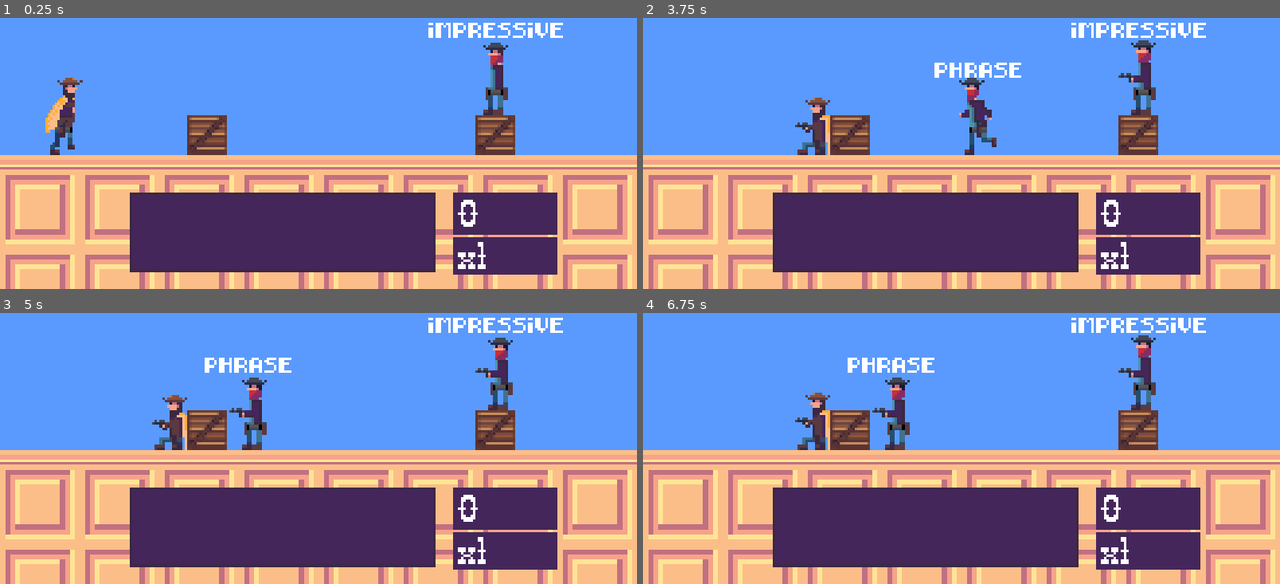
Above: before the commit, frames 1-4 (two rows, left to right).
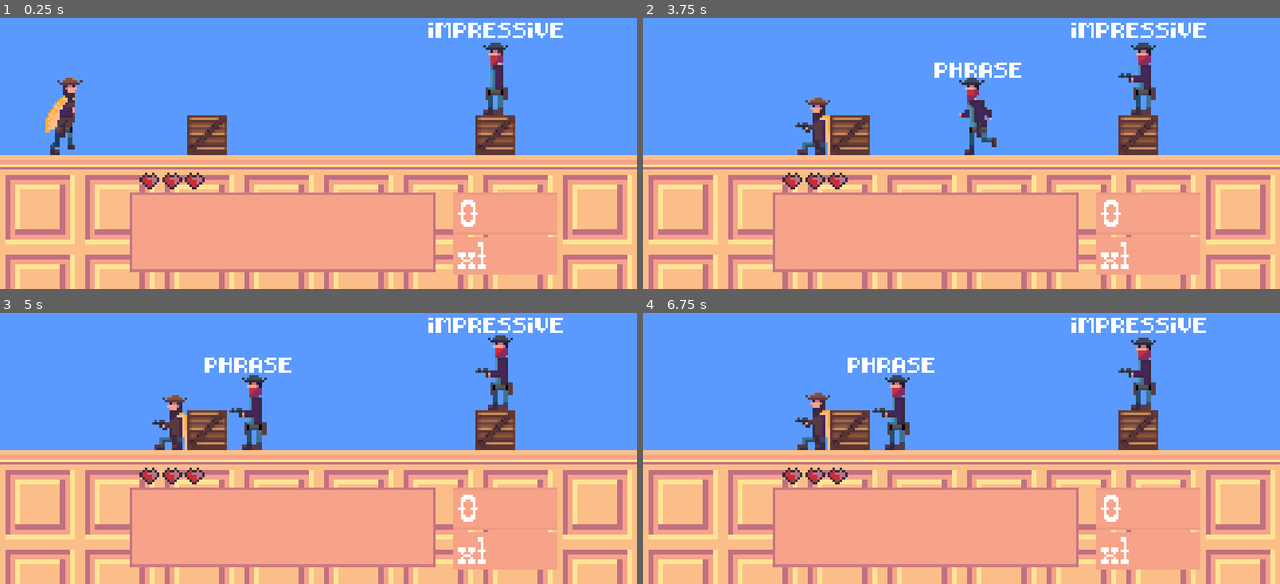
Above: after the commit, the same moments.

Repository: Paulb23/ludum_dare_41
Game: Godot game, scene res://endless_mode.tscn
Two runs of this game, one before a commit and one after it. Both use one fixed random seed, a clock stepped at 60 frames per second and the inputs below.
Inputs:
- Up to frame 1 (0.25 s): no input
- Up to frame 2 (3.75 s): tap Enter at 0.5 s
- Up to frame 3 (5 s): no input
- Up to frame 4 (6.75 s): no input

The runs differ from the first frame. In frame 1, 19% of the frame differs, in the area x 20-88%, y 57-95%; in frame 2, 19%; in frame 3, 19%, in the area x 20-88%, y 8-95%; in frame 4, 19%.

Commit message:
They fight back

Diff:
--- a/ludum_dare_41/characters/cowboys/cowboy.gd
+++ b/ludum_dare_41/characters/cowboys/cowboy.gd
@@ -4,12 +4,14 @@
 
 export var points = 10
 export var can_move = true
-
+export var shoot_delay = 2
+export var chance_to_hit = 30
 
 var can_start = false
 var word
 
 var in_shoot = false
+var can_shoot = false
 
 var dead = false
 
@@ -18,6 +20,9 @@
 func _ready():
 	connect("area_entered", self, "_area_entered")
 	connect("area_exited", self, "_area_exited")
+
+	$shoot_timer.connect("timeout", self, "allow_shooting")
+	$shoot_timer.wait_time = shoot_delay
 
 	add_to_group("bandits")
 	word = dictionary.get_easy_word()
@@ -36,7 +41,10 @@
 	if (!can_move):
 		if ($AnimationPlayer.current_animation != "idle_gun"):
 			$AnimationPlayer.play("idle_gun")
-
+		if (can_shoot):
+			shoot()
+		elif ($shoot_timer.time_left <= 0):
+			$shoot_timer.start()
 		return
 
 	if (in_shoot && colision && colision.has_method("is_dead")):
@@ -50,7 +58,10 @@
 	else:
 		if ($AnimationPlayer.current_animation != "idle_gun"):
 			$AnimationPlayer.play("idle_gun")
-		shoot()
+		if (can_shoot):
+			shoot()
+		elif ($shoot_timer.time_left <= 0):
+			$shoot_timer.start()
 
 func start():
 	can_start = true
@@ -71,8 +82,15 @@
 	return points
 
 func shoot():
+	can_shoot = false
 	$shoot.play()
 	$AnimationPlayer.play("shoot")
+	get_tree().call_group("player", "shot", self)
+	$shoot_timer.wait_time = shoot_delay
+	$shoot_timer.start()
+
+func allow_shooting():
+	can_shoot = true
 
 func is_dead():
 	return dead
--- a/ludum_dare_41/characters/cowboys/cowboy.tscn
+++ b/ludum_dare_41/characters/cowboys/cowboy.tscn
@@ -126,6 +126,8 @@
 _sections_unfolded = [ "Collision" ]
 points = 10
 can_move = true
+shoot_delay = 2
+chance_to_hit = 30
 
 [node name="Sprite" type="Sprite" parent="." index="0"]
 
@@ -184,3 +186,10 @@
 autoplay = false
 mix_target = 0
 bus = "Sfx"
+
+[node name="shoot_timer" type="Timer" parent="." index="5"]
+
+process_mode = 1
+wait_time = 2.0
+one_shot = false
+autostart = false
--- a/ludum_dare_41/characters/player/player.gd
+++ b/ludum_dare_41/characters/player/player.gd
@@ -1,17 +1,29 @@
 extends KinematicBody2D
+
+var hit_recently = false
 
 signal load_next
 
+var life = 3
 var area_detector
+var shader
 
+signal hit
 signal reached_cover
 var in_cover
 
 func _ready():
+	add_to_group("player")
 	area_detector = $area_detector
 	area_detector.connect("area_entered", self, "_area_entered")
 	area_detector.connect("area_exited", self, "_area_exited")
 	in_cover = false
+	hit_recently = false
+
+	$hit_timer.connect("timeout", self, "_hit_timer")
+
+	shader = $sprite.get_material()
+	shader.set_shader_param("fade",false)
 
 func _physics_process(delta):
 	if ($AnimationPlayer.current_animation == "shoot" && $AnimationPlayer.is_playing()):
@@ -39,3 +51,31 @@
 
 func _area_exited(other):
 	in_cover = false
+
+func shot(other):
+	var chance_to_hit = other.chance_to_hit
+	if (hit_recently):
+		chance_to_hit = -100
+
+	var hit = (rand_range(0, 100) + chance_to_hit) > 100
+	if (hit):
+		play_sound($hit)
+		hit_recently = true
+		$hit_timer.start()
+		shader.set_shader_param("fade",true)
+		life -= 1;
+		emit_signal("hit", life)
+	else:
+		play_sound($miss)
+
+func _get_life():
+	return life
+
+func _hit_timer():
+	hit_recently = false
+	shader.set_shader_param("fade",false)
+
+func play_sound(sound):
+	$sound_timer.start()
+	yield($sound_timer, "timeout")
+	sound.play()
--- a/ludum_dare_41/characters/player/player.tscn
+++ b/ludum_dare_41/characters/player/player.tscn
@@ -1,8 +1,31 @@
-[gd_scene load_steps=10 format=2]
+[gd_scene load_steps=14 format=2]
 
 [ext_resource path="res://characters/player/player.gd" type="Script" id=1]
 [ext_resource path="res://characters/player/player.png" type="Texture" id=2]
-[ext_resource path="res://sfx/shoot.wav" type="AudioStream" id=3]
+[ext_resource path="res://sfx/miss.wav" type="AudioStream" id=3]
+[ext_resource path="res://sfx/hit.wav" type="AudioStream" id=4]
+[ext_resource path="res://sfx/shoot.wav" type="AudioStream" id=5]
+
+[sub_resource type="Shader" id=7]
+
+code = "shader_type canvas_item;
+
+uniform bool fade = false;
+
+void fragment() {
+	vec4 curr_color = texture(TEXTURE,UV);
+	bool has_color = (curr_color.r > 0.0 || curr_color.g > 0.0  || curr_color.b > 0.0) && curr_color.a > 0.0;
+	if (fade && has_color) {
+		curr_color.a *= abs(sin(TIME*5.0));
+	}
+	COLOR = curr_color;
+}"
+
+[sub_resource type="ShaderMaterial" id=8]
+
+render_priority = 0
+shader = SubResource( 7 )
+shader_param/fade = null
 
 [sub_resource type="RectangleShape2D" id=2]
 
@@ -100,14 +123,16 @@
 
 [node name="sprite" type="Sprite" parent="." index="0"]
 
+material = SubResource( 8 )
 texture = ExtResource( 2 )
 vframes = 3
 hframes = 4
 frame = 4
-_sections_unfolded = [ "Animation", "Transform" ]
+_sections_unfolded = [ "Animation", "Material", "Transform" ]
 
 [node name="area_detector" type="Area2D" parent="." index="1"]
 
+visible = false
 input_pickable = true
 gravity_vec = Vector2( 0, 1 )
 gravity = 98.0
@@ -118,10 +143,12 @@
 
 [node name="CollisionShape2D" type="CollisionShape2D" parent="area_detector" index="0"]
 
+visible = false
 shape = SubResource( 2 )
 
 [node name="CollisionShape2D" type="CollisionShape2D" parent="." index="2"]
 
+visible = false
 shape = SubResource( 1 )
 disabled = true
 
@@ -138,10 +165,40 @@
 anims/walk = SubResource( 4 )
 blend_times = [  ]
 
-[node name="shoot" type="AudioStreamPlayer" parent="." index="4"]
+[node name="sound_timer" type="Timer" parent="." index="4"]
+
+process_mode = 1
+wait_time = 0.25
+one_shot = true
+autostart = false
+
+[node name="hit_timer" type="Timer" parent="." index="5"]
+
+process_mode = 1
+wait_time = 2.0
+one_shot = true
+autostart = false
+
+[node name="miss" type="AudioStreamPlayer" parent="." index="6"]
 
 stream = ExtResource( 3 )
+volume_db = -20.0
+autoplay = false
+mix_target = 0
+bus = "Sfx"
+
+[node name="hit" type="AudioStreamPlayer" parent="." index="7"]
+
+stream = ExtResource( 4 )
 volume_db = -10.0
 autoplay = false
 mix_target = 0
 bus = "Sfx"
+
+[node name="shoot" type="AudioStreamPlayer" parent="." index="8"]
+
+stream = ExtResource( 5 )
+volume_db = -10.0
+autoplay = false
+mix_target = 0
+bus = "Sfx"
--- a/ludum_dare_41/game.gd
+++ b/ludum_dare_41/game.gd
@@ -25,6 +25,7 @@
 
 	player = $player
 	player.connect("reached_cover", self, "_player_reached_cover")
+	player.connect("hit", self, "_player_hit")
 
 	typer = $typer
 	typer.connect("request_word", self, "_request_word")
@@ -82,3 +83,8 @@
 	words_util_next_multi = pow(score_multiplyer, 2)
 	typer.set_multiplyer(score_multiplyer)
 	$sfx/dec_score_multi.play()
+
+func _player_hit(life):
+	typer.set_life(life)
+	if (life <= 0):
+		print("game over")
--- a/ludum_dare_41/game_sfx.tscn
+++ b/ludum_dare_41/game_sfx.tscn
@@ -4,7 +4,7 @@
 [ext_resource path="res://sfx/dec_score_multi.wav" type="AudioStream" id=2]
 [ext_resource path="res://music/menu_theme.ogg" type="AudioStream" id=3]
 
-[node name="sfx" type="Node2D" index="0"]
+[node name="sfx" type="Node2D"]
 
 [node name="inc_score_multi" type="AudioStreamPlayer" parent="." index="0"]
 
@@ -26,6 +26,6 @@
 
 stream = ExtResource( 3 )
 volume_db = -10.0
-autoplay = true
+autoplay = false
 mix_target = 0
 bus = "Music"
--- a/ludum_dare_41/level_parts/flat_open_space.tscn
+++ b/ludum_dare_41/level_parts/flat_open_space.tscn
@@ -80,7 +80,11 @@
 [node name="cowboy" parent="." index="4" instance=ExtResource( 6 )]
 
 position = Vector2( 352, 74 )
+shoot_delay = 2
+chance_to_hit = 30
 
 [node name="cowboy2" parent="." index="5" instance=ExtResource( 6 )]
 
 position = Vector2( 301, 74 )
+shoot_delay = 2
+chance_to_hit = 30
--- a/ludum_dare_41/level_parts/flat_open_space_v2.tscn
+++ b/ludum_dare_41/level_parts/flat_open_space_v2.tscn
@@ -17,7 +17,7 @@
 custom_solver_bias = 0.0
 extents = Vector2( 2, 2 )
 
-[node name="flat_open_space" type="Node2D"]
+[node name="flat_open_space" type="Node2D" index="0"]
 
 script = ExtResource( 1 )
 
@@ -93,7 +93,10 @@
 
 position = Vector2( 199.263, 58.1382 )
 can_move = false
+shoot_delay = 3
+chance_to_hit = 10
 
 [node name="cowboy" parent="." index="6" instance=ExtResource( 6 )]
 
 position = Vector2( 288, 74 )
+chance_to_hit = 30
--- /dev/null
+++ b/ludum_dare_41/menus/main_menu.gd
@@ -0,0 +1,8 @@
+extends Control
+
+
+func _ready():
+	$menu/endless.connect("pressed", self, "_endless")
+
+func _endless():
+	Globals.set_scene("res://endless_mode.tscn")
--- /dev/null
+++ b/ludum_dare_41/menus/main_menu.tscn
@@ -0,0 +1,69 @@
+[gd_scene load_steps=4 format=2]
+
+[ext_resource path="res://menus/main_menu.gd" type="Script" id=1]
+[ext_resource path="res://fonts/8-bit pusab.ttf" type="DynamicFontData" id=2]
+
+[sub_resource type="DynamicFont" id=1]
+
+size = 6
+use_mipmaps = false
+use_filter = false
+font_data = ExtResource( 2 )
+_sections_unfolded = [ "Font", "Settings" ]
+
+[node name="Control" type="Control"]
+
+anchor_left = 0.0
+anchor_top = 0.0
+anchor_right = 1.0
+anchor_bottom = 1.0
+rect_pivot_offset = Vector2( 0, 0 )
+rect_clip_content = false
+mouse_filter = 0
+mouse_default_cursor_shape = 0
+size_flags_horizontal = 1
+size_flags_vertical = 1
+script = ExtResource( 1 )
+
+[node name="menu" type="VBoxContainer" parent="." index="0"]
+
+anchor_left = 0.0
+anchor_top = 0.0
+anchor_right = 0.0
+anchor_bottom = 0.0
+margin_left = 78.0
+margin_top = 56.0
+margin_right = 183.0
+margin_bottom = 127.0
+rect_pivot_offset = Vector2( 0, 0 )
+rect_clip_content = false
+mouse_filter = 1
+mouse_default_cursor_shape = 0
+size_flags_horizontal = 1
+size_flags_vertical = 1
+alignment = 0
+
+[node name="endless" type="Button" parent="menu" index="0"]
+
+anchor_left = 0.0
+anchor_top = 0.0
+anchor_right = 0.0
+anchor_bottom = 0.0
+margin_right = 105.0
+margin_bottom = 16.0
+rect_pivot_offset = Vector2( 0, 0 )
+rect_clip_content = false
+focus_mode = 2
+mouse_filter = 0
+mouse_default_cursor_shape = 0
+size_flags_horizontal = 1
+size_flags_vertical = 1
+custom_fonts/font = SubResource( 1 )
+toggle_mode = false
+enabled_focus_mode = 2
+shortcut = null
+group = null
+text = "Endless Mode"
+flat = false
+align = 1
+_sections_unfolded = [ "custom_fonts" ]
--- a/ludum_dare_41/typer/typer.gd
+++ b/ludum_dare_41/typer/typer.gd
@@ -71,3 +71,21 @@
 
 func set_multiplyer(multiplyer):
 	$multiplyer_text.text = "x"+String(multiplyer)
+
+func set_life(life):
+	if (life == 3):
+		$heart_1.frame = 0
+		$heart_2.frame = 0
+		$heart_3.frame = 0
+	elif (life == 2):
+		$heart_1.frame = 0
+		$heart_2.frame = 0
+		$heart_3.frame = 1
+	elif (life == 1):
+		$heart_1.frame = 0
+		$heart_2.frame = 1
+		$heart_3.frame = 1
+	elif (life == 0):
+		$heart_1.frame = 1
+		$heart_2.frame = 1
+		$heart_3.frame = 1
--- a/ludum_dare_41/typer/typer.tscn
+++ b/ludum_dare_41/typer/typer.tscn
@@ -1,10 +1,11 @@
-[gd_scene load_steps=8 format=2]
+[gd_scene load_steps=9 format=2]
 
 [ext_resource path="res://typer/typer.gd" type="Script" id=1]
 [ext_resource path="res://ui/type_back.png" type="Texture" id=2]
 [ext_resource path="res://fonts/Pixel Cowboy.otf" type="DynamicFontData" id=3]
 [ext_resource path="res://sfx/type.wav" type="AudioStream" id=4]
 [ext_resource path="res://sfx/type_incorrect.wav" type="AudioStream" id=5]
+[ext_resource path="res://ui/life.png" type="Texture" id=6]
 
 [sub_resource type="DynamicFont" id=3]
 
@@ -187,3 +188,24 @@
 autoplay = false
 mix_target = 0
 bus = "Sfx"
+
+[node name="heart_1" type="Sprite" parent="." index="8"]
+
+position = Vector2( 8.96214, 7.81123 )
+texture = ExtResource( 6 )
+hframes = 2
+_sections_unfolded = [ "Animation" ]
+
+[node name="heart_2" type="Sprite" parent="." index="9"]
+
+position = Vector2( 17.9621, 7.81123 )
+texture = ExtResource( 6 )
+hframes = 2
+_sections_unfolded = [ "Animation" ]
+
+[node name="heart_3" type="Sprite" parent="." index="10"]
+
+position = Vector2( 26.9621, 7.81123 )
+texture = ExtResource( 6 )
+hframes = 2
+_sections_unfolded = [ "Animation" ]
Binary file added: ludum_dare_41/ui/life.png
Binary file changed: ludum_dare_41/ui/type_back.png
Not shown, added: ludum_dare_41/sfx/hit.wav
Not shown, added: ludum_dare_41/sfx/miss.wav
